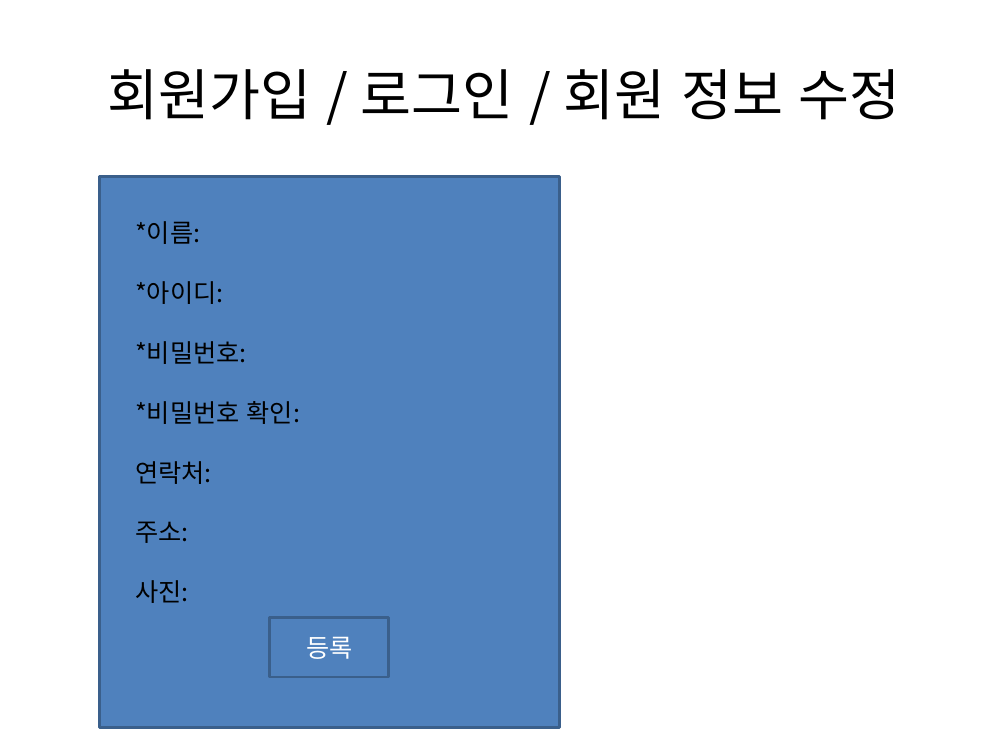
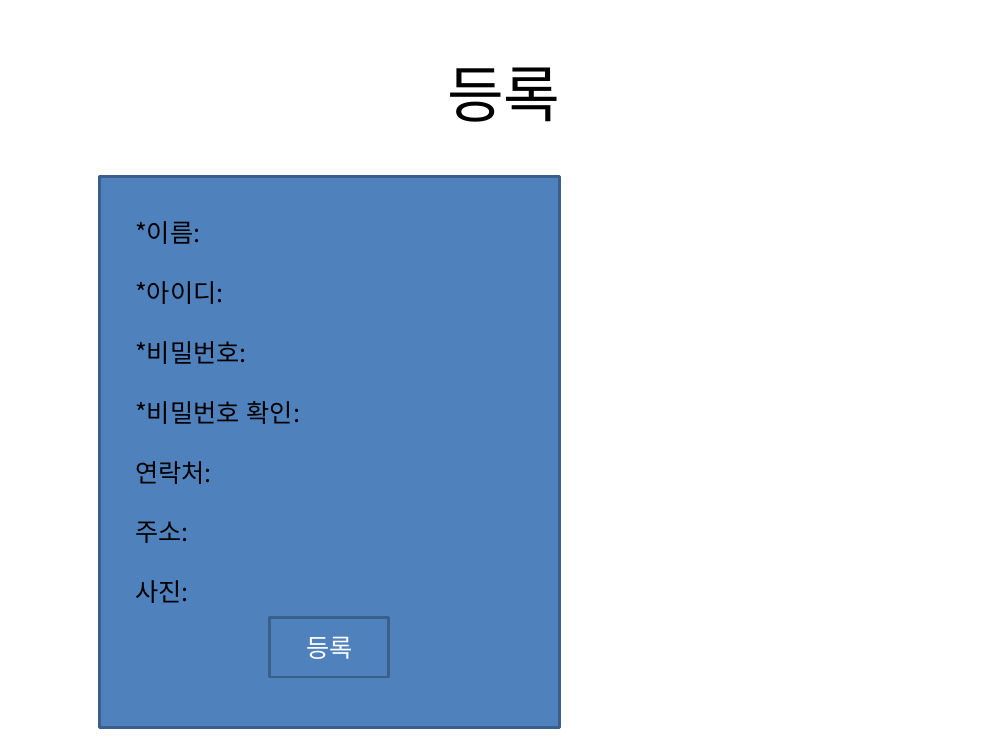
Before and after one commit to sunho7376/Tservice, a slide deck: slide 6 of 애플리케이션design.pptx (slide 5 before the commit). Drawn at 1008x756 pixels with LibreOffice and Linux fonts; fonts in the diff are those of the drawing. Boxes give left, top, right and bottom in pixels: in the first picture for what was removed or moved away, otherwise in the second. Text is boxed around its words. In the diff, an @@ line names an element or a change of style, - is before the commit and + after.

Commit message:
로직 수정 미완성

```diff
--- a/애플리케이션design.pptx
+++ b/애플리케이션design.pptx
@@ title at bbox=[447, 67, 560, 122]: text changed; size 39.6 to 44 pt @@
-회원가입 / 로그인 / 회원 정보 수정
+등록
```
Also in this commit, not shown: 9 other slides changed, 4 slides added.
